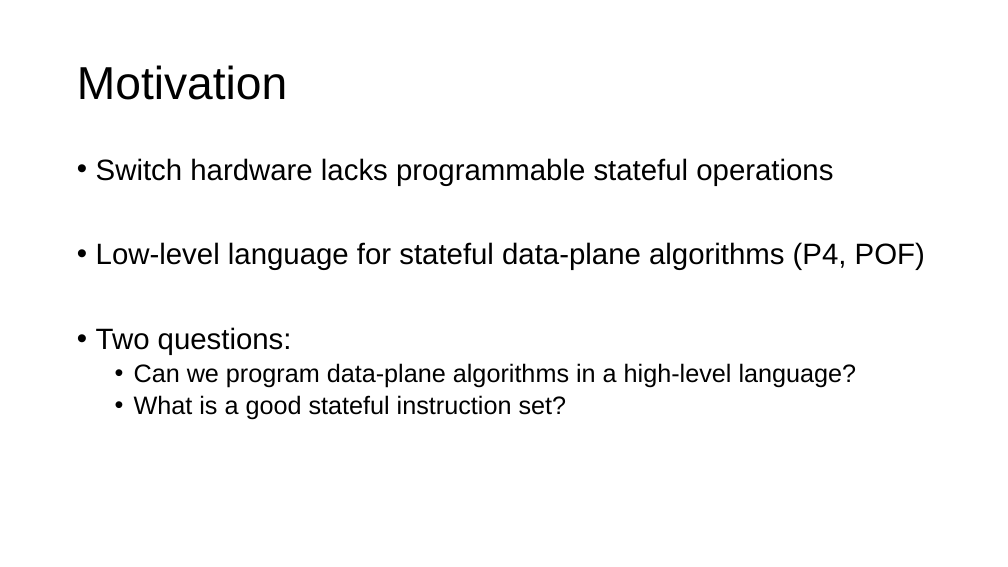
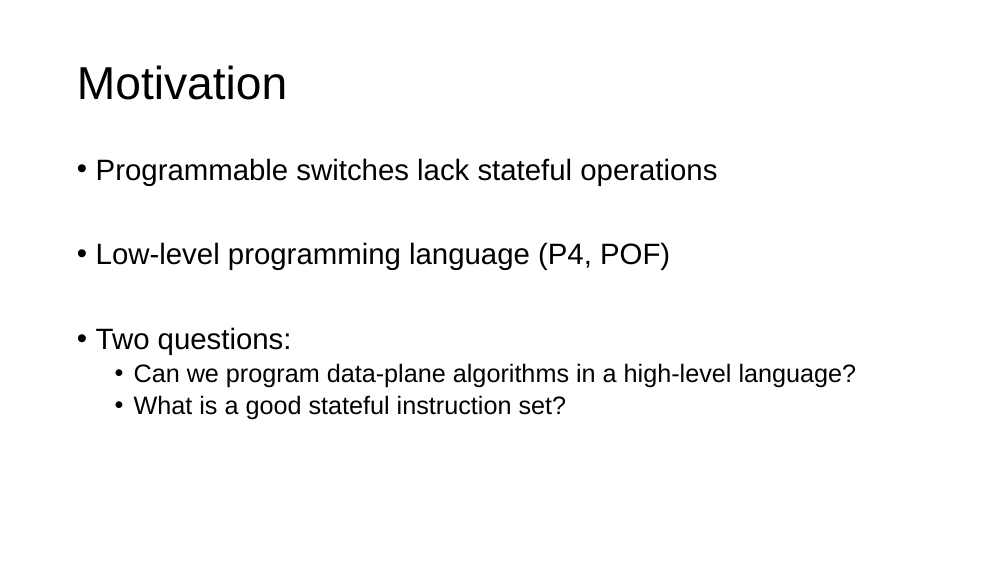
Before and after one commit to anirudhSK/pifo-domino-marple-ppts, a slide deck: slide 4 of domino_sigcomm.pptx. Drawn at 1008x567 pixels with LibreOffice and Linux fonts; fonts in the diff are those of the drawing. Boxes give left, top, right and bottom in pixels: in the first picture for what was removed or moved away, otherwise in the second. Text is boxed around its words. In the diff, an @@ line names an element or a change of style, - is before the commit and + after.

```diff
--- a/domino_sigcomm.pptx
+++ b/domino_sigcomm.pptx
@@ text at (96, 158, 717, 270): text changed @@
-• Switch hardware lacks programmable stateful operations
-• Low-level language for stateful data-plane algorithms (P4, POF)
+• Programmable switches lack stateful operations
+• Low-level programming language (P4, POF)
```
Also in this commit, not shown: 4 other slides changed.
